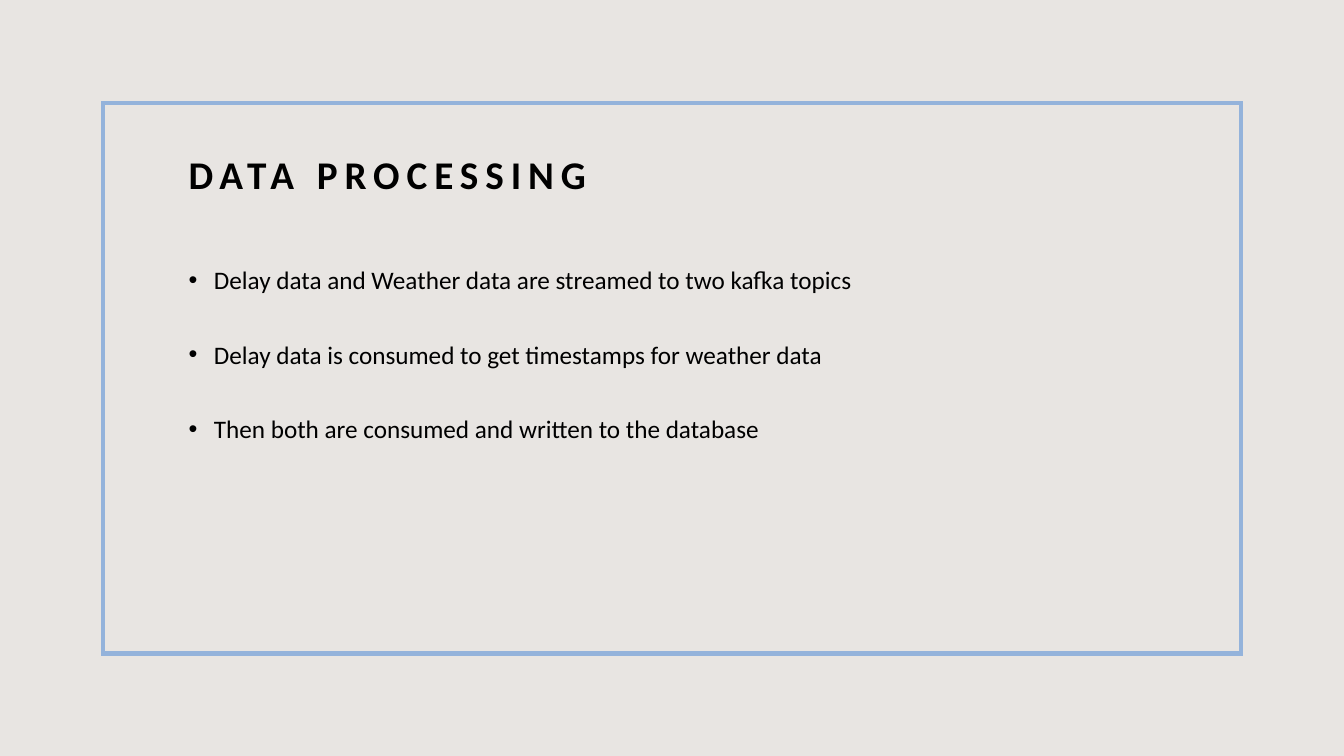
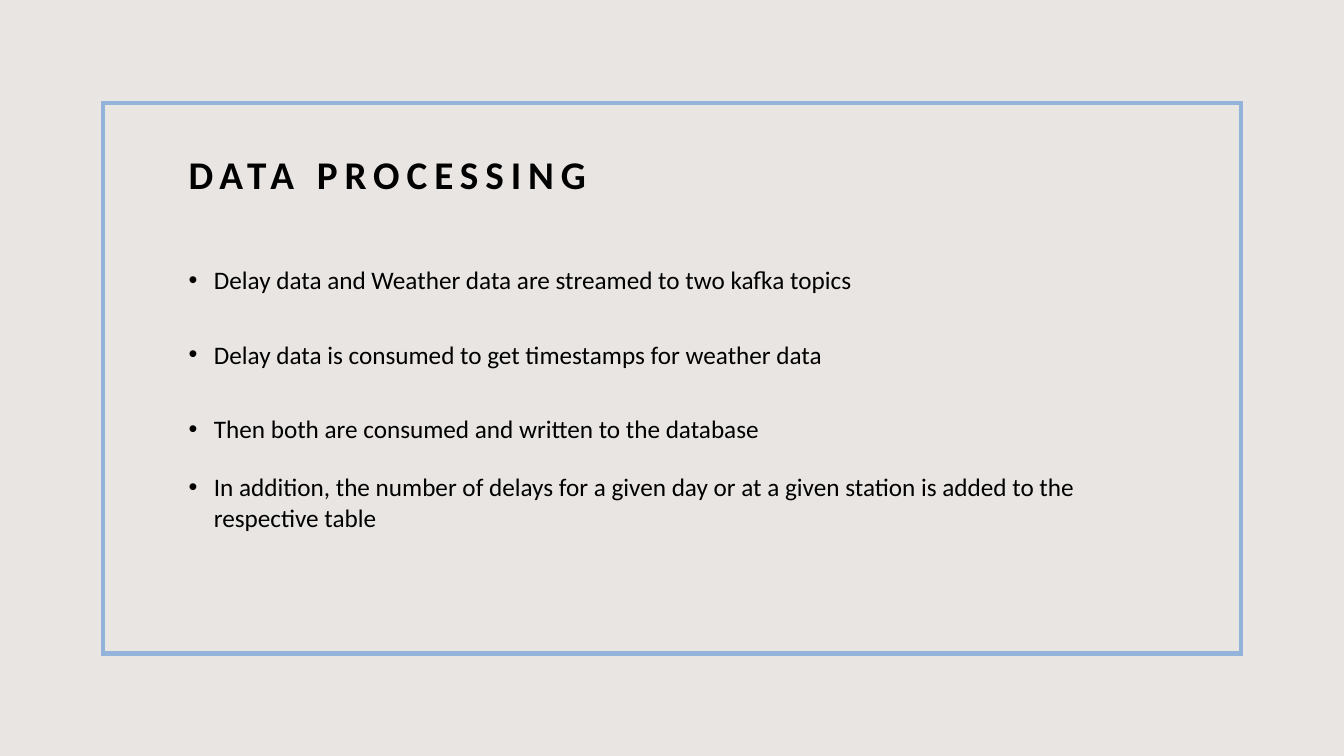
Before and after one commit to toporek3112/vienna_public-transport_weather_correlation, a slide deck: slide 6 of dsi_project.pptx. Drawn at 1344x756 pixels with LibreOffice and Linux fonts; fonts in the diff are those of the drawing. Boxes give left, top, right and bottom in pixels: in the first picture for what was removed or moved away, otherwise in the second. Text is boxed around its words. In the diff, an @@ line names an element or a change of style, - is before the commit and + after.

```diff
--- a/dsi_project.pptx
+++ b/dsi_project.pptx
@@ text at <box>214,478,1073,531</box>: paragraph added @@
+• In addition, the number of delays for a given day or at a given station is added to the respective table
```
Also in this commit, not shown: 2 other slides changed.
